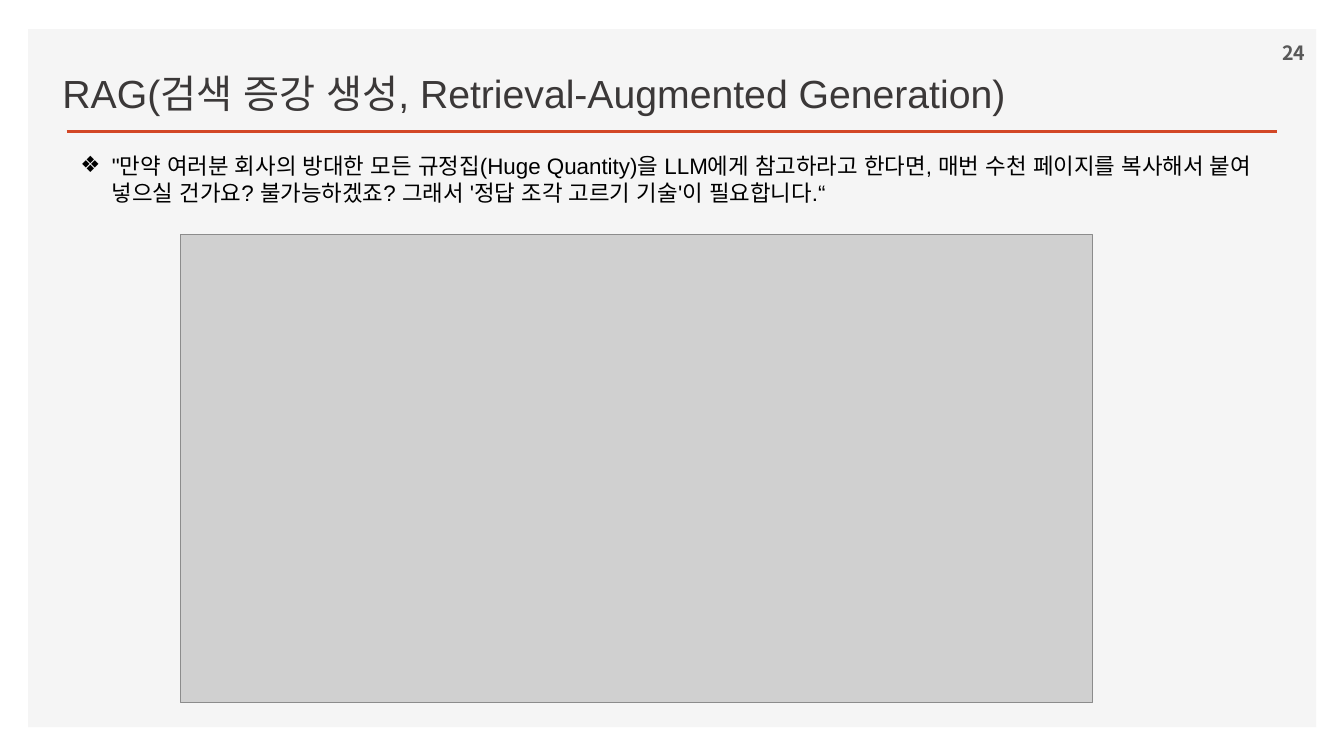
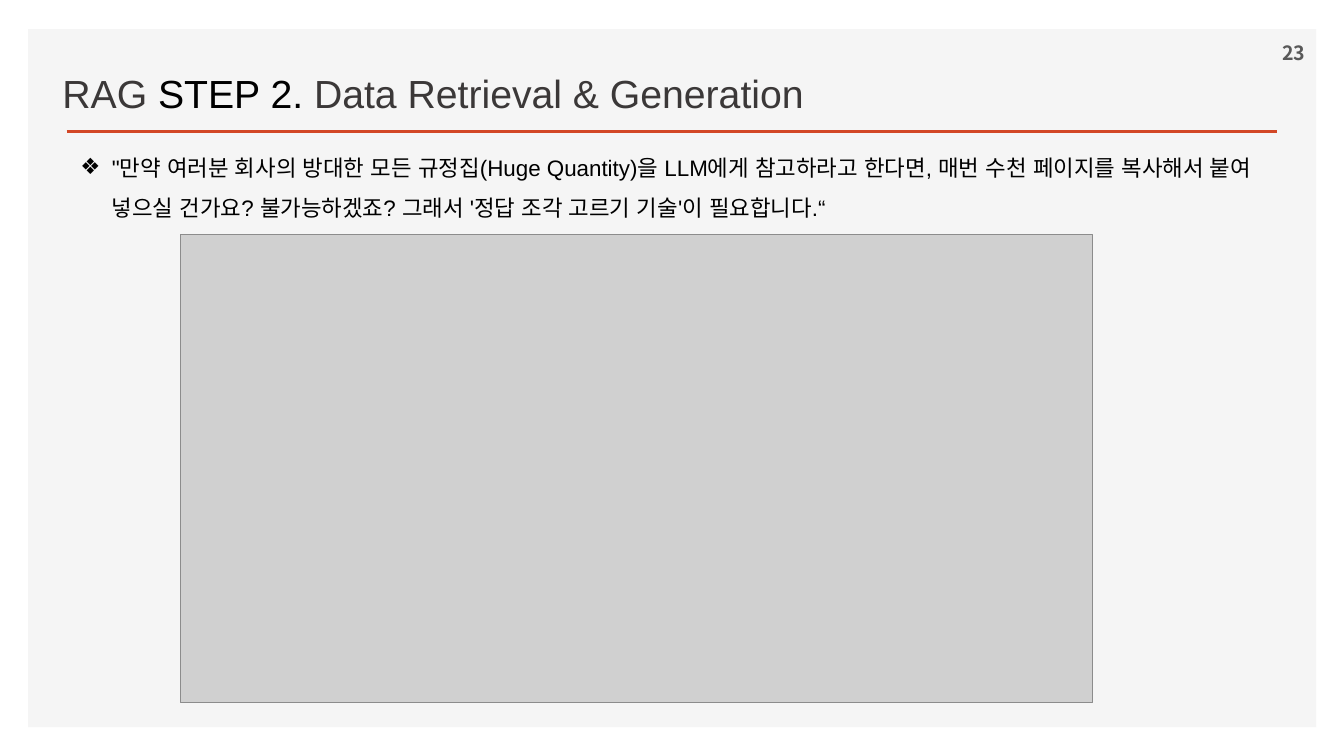
Before and after one commit to ancestor9/2026_Fall_Learning-Langchain-AI-Agent, a slide deck: slide 23 of ppts/CHAPTER 2 RAG Part I_Indexing Your Data.pptx (slide 24 before the commit). Drawn at 1344x756 pixels with LibreOffice and Linux fonts; fonts in the diff are those of the drawing; grey boxes stand for pictures; background and template pictures are left out. Boxes give left, top, right and bottom in pixels: in the first picture for what was removed or moved away, otherwise in the second. Text is boxed around its words. In the diff, an @@ line names an element or a change of style, - is before the commit and + after.

```diff
--- a/ppts/CHAPTER 2 RAG Part I_Indexing Your Data.pptx
+++ b/ppts/CHAPTER 2 RAG Part I_Indexing Your Data.pptx
@@ page number at [1282,45,1305,60]: text changed @@
-24
+23
@@ text at [62,79,804,109]: text changed @@
-RAG(검색 증강 생성, Retrieval-Augmented Generation)
+RAG STEP 2. Data Retrieval & Generation
@@ text ""만약 여러분 회사의 방대한 모든 ..." at [112,157,1251,218]: line spacing 1 to 1.5 @@
```
Also in this commit, not shown: 4 other slides changed, 1 slide removed.
